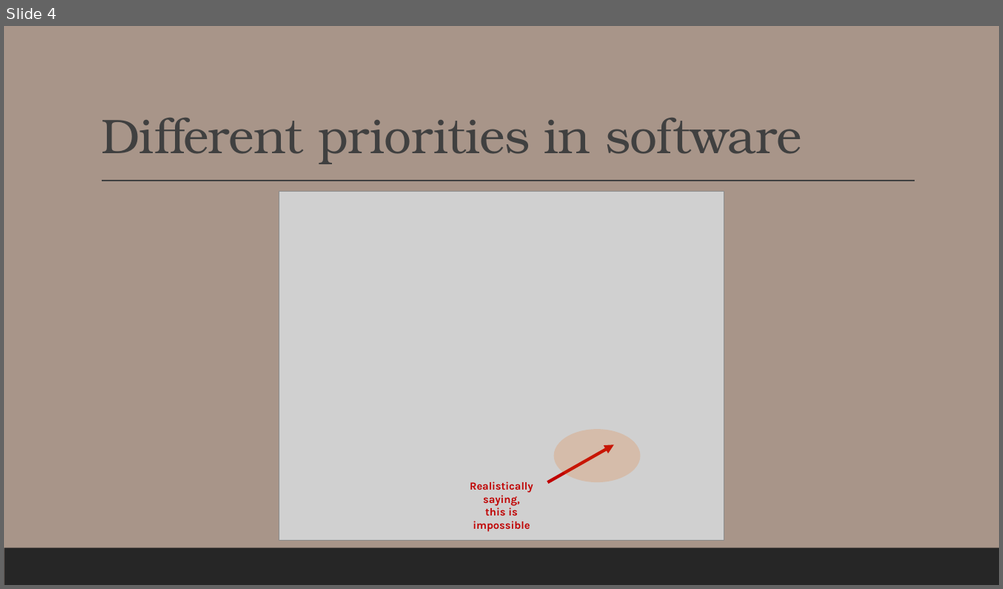
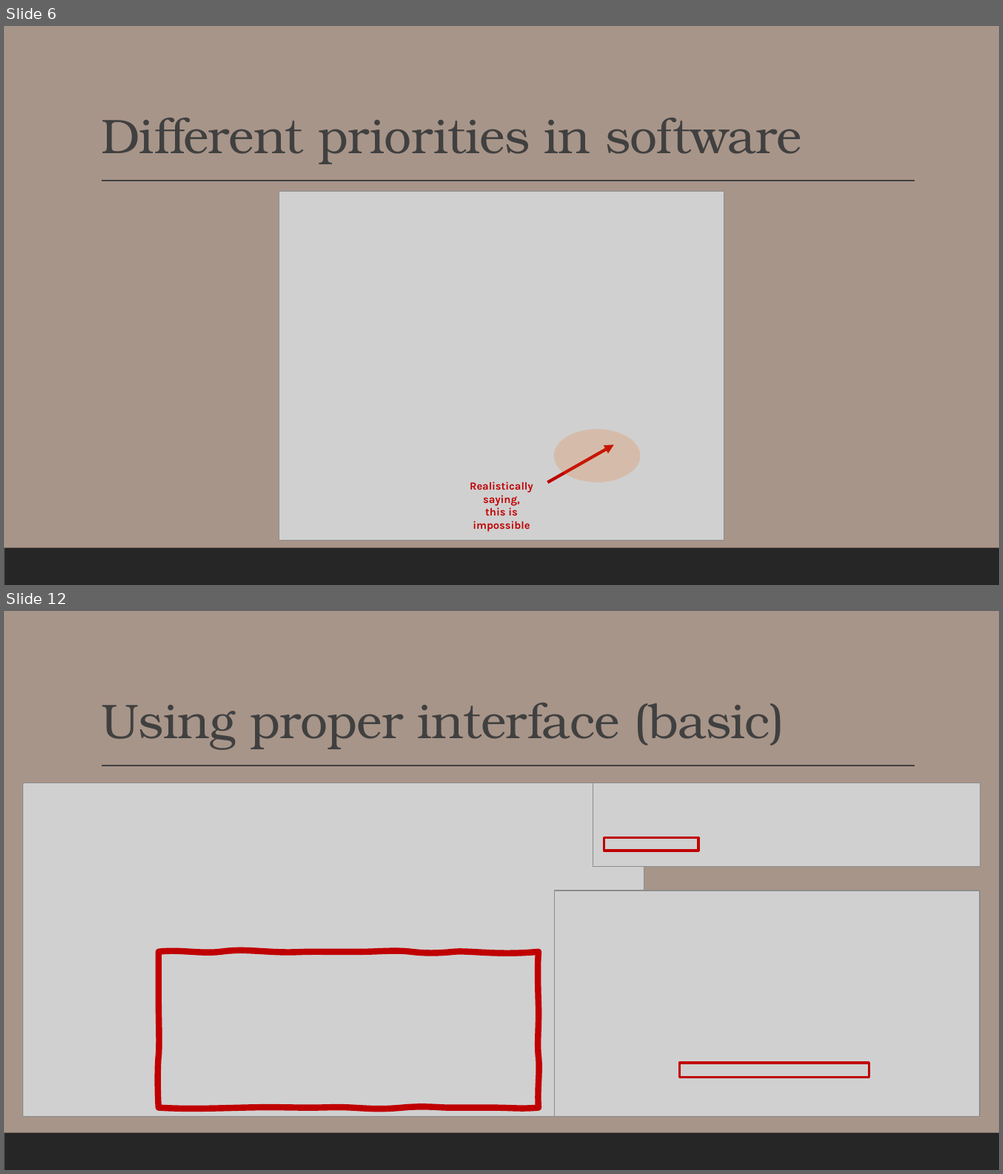
Before and after one commit to Thomas-M-Krystyan/ProgrammingWorkshops_DesignPatterns, a slide deck: - Q&A with C#/Q&A with C# (part 2 - Collections and SOLI[D] Principle).pptx. Shown one above the other, each under a label of ours: slide 4 before the commit, slides 6 and 12 after it; the slides between them are not shown. The pictures are 1003x589 and 1003x1174 pixels, drawn with LibreOffice and Linux fonts; fonts in the diff are those of the drawing; grey boxes stand for pictures. Boxes give left, top, right and bottom in pixels: in the first picture for what was removed or moved away, otherwise in the second. Text is boxed around its words. In the diff, an @@ line names an element or a change of style, - is before the commit and + after.

```diff
--- a/- Q&A with C#/Q&A with C# (part 2 - Collections and SOLI[D] Principle).pptx
+++ b/- Q&A with C#/Q&A with C# (part 2 - Collections and SOLI[D] Principle).pptx
@@ slide 12 added at (4,611,999,1170), background #A89589; not listed: 2 template elements that a slide beside it also shows @@
@@ title added at (101,703,784,750), 47 pt, text #404040 @@
+Using proper interface (basic)
@@ picture added at (23,783,644,1118) @@
@@ picture added at (593,783,980,867) @@
@@ rectangle added at (604,838,699,851), outline #C00000 2.25 pt @@
@@ picture added at (555,891,980,1118) @@
@@ freeform shape added at (159,952,538,1108), outline #C00000 6 pt @@
@@ rectangle added at (679,1063,869,1077), outline #C00000 2.25 pt @@
@@ what was slide 4 is now slide 6 @@
```
Also in this commit, not shown: 1 slide changed, 13 other slides added.
